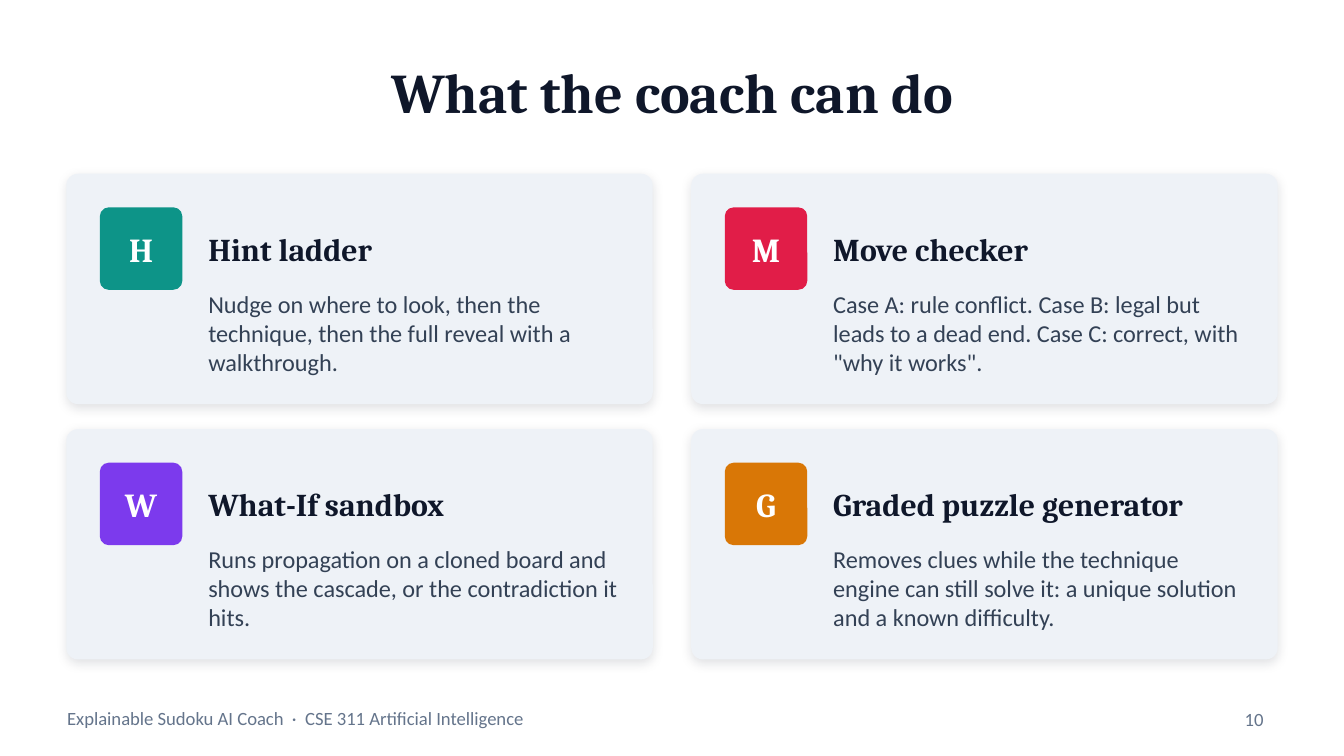
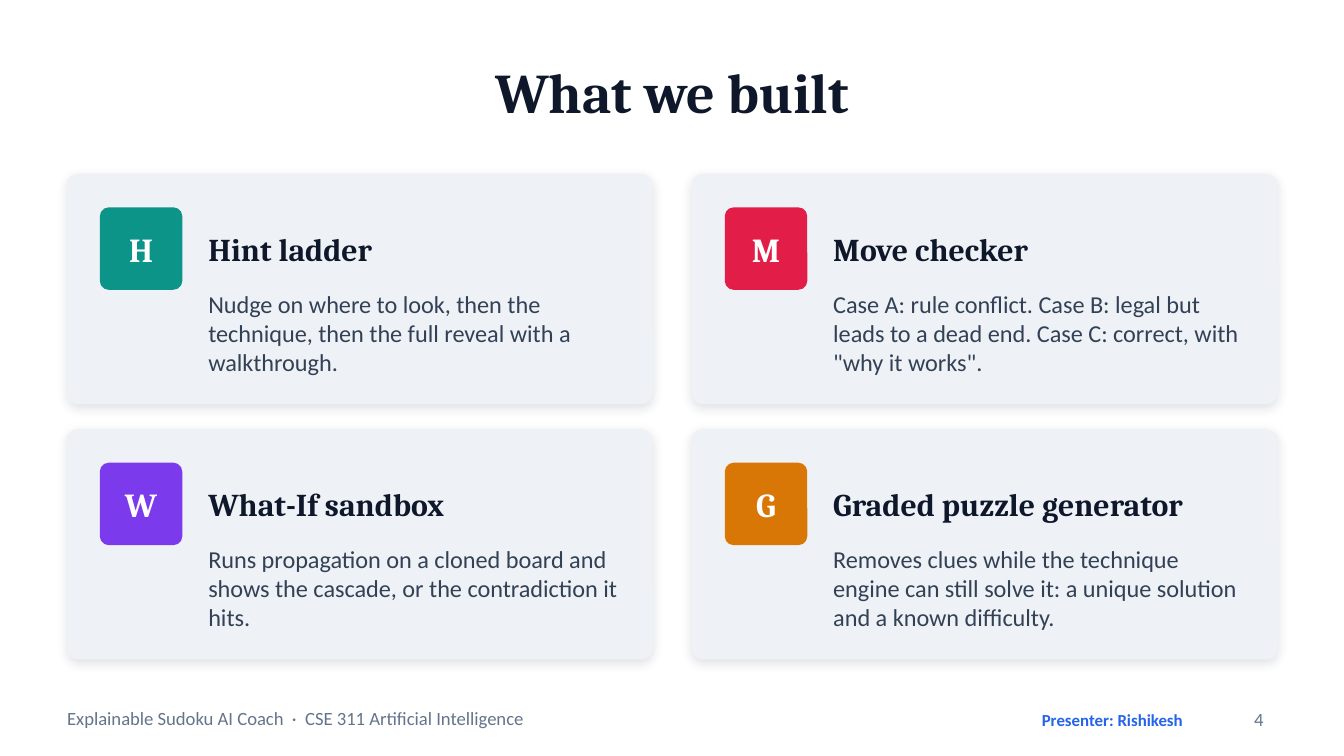
Before and after one commit to tejaes7/Sudoku-Sensei, a slide deck: slide 4 of Sudoku_AI_Coach_Presentation.pptx (slide 10 before the commit). Drawn at 1344x756 pixels with LibreOffice and Linux fonts; fonts in the diff are those of the drawing. Boxes give left, top, right and bottom in pixels: in the first picture for what was removed or moved away, otherwise in the second. Text is boxed around its words. In the diff, an @@ line names an element or a change of style, - is before the commit and + after.

```diff
--- a/Sudoku_AI_Coach_Presentation.pptx
+++ b/Sudoku_AI_Coach_Presentation.pptx
@@ title at (495,74,849,114): text changed @@
-What the coach can do
+What we built
@@ text added at (1042,714,1183,726), 9 pt, text #2563EB, bold @@
+Presenter: Rishikesh
@@ page number at (1254,714,1263,726): text changed @@
-10
+4
```
Also in this commit, not shown: 11 other slides changed, 3 slides added, 3 slides removed, 1 other file.
